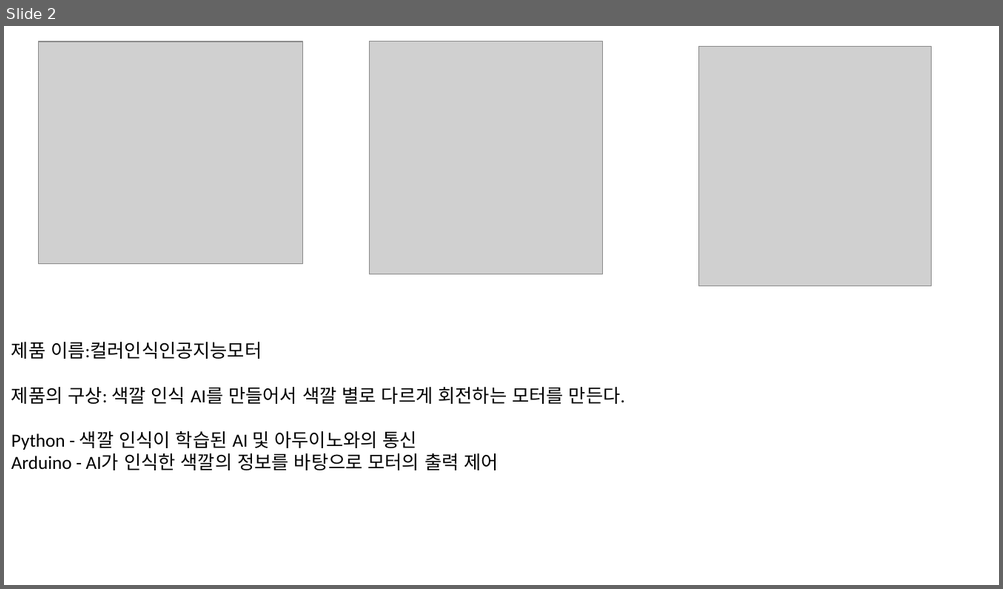
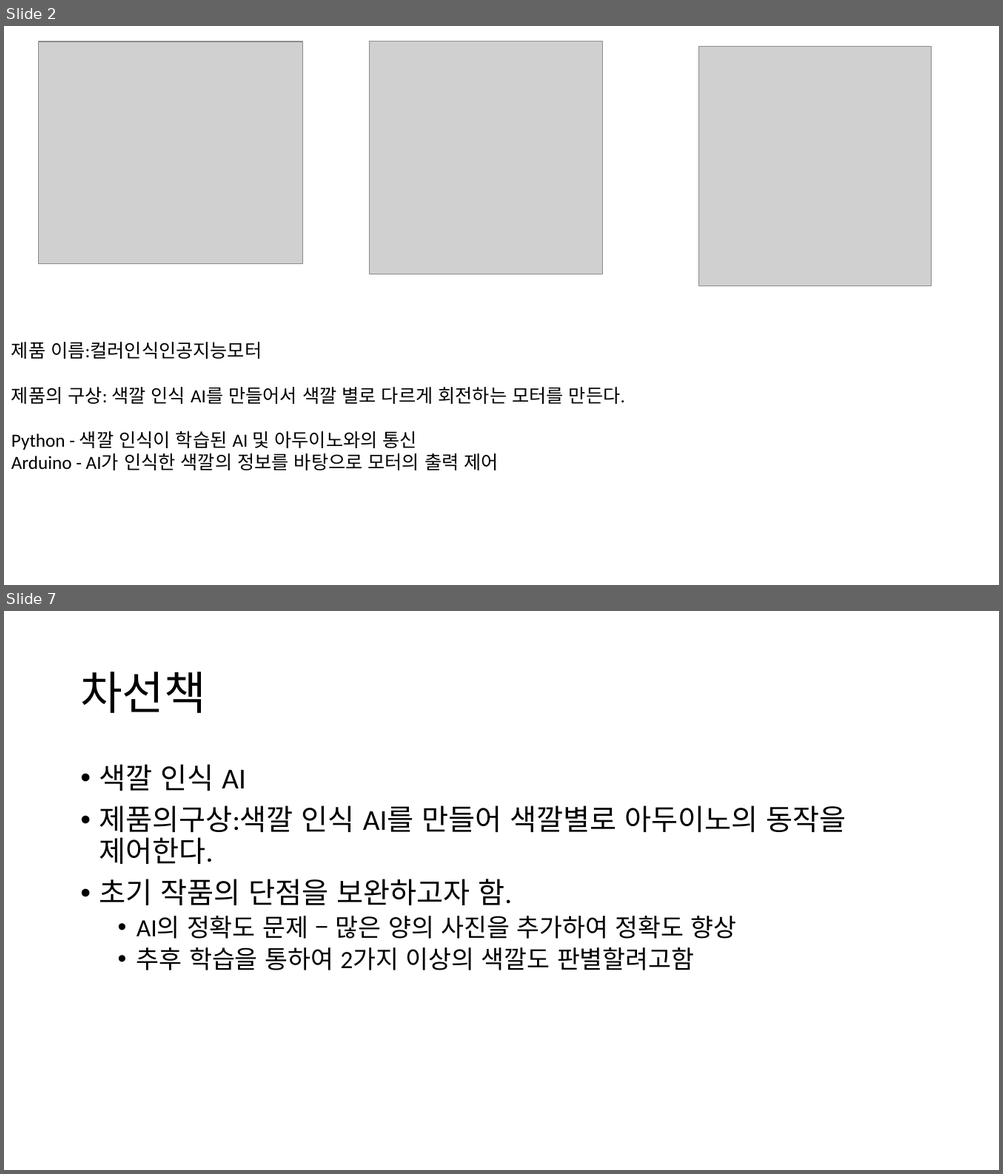
Before and after one commit to IDWoo/AI-Con-troll, a slide deck: AI제어실습.pptx. Shown one above the other, each under a label of ours: slide 2 before the commit, slides 2 and 7 after it; the slides between them are not shown. The pictures are 1003x589 and 1003x1174 pixels, drawn with LibreOffice and Linux fonts; fonts in the diff are those of the drawing; grey boxes stand for pictures. Boxes give left, top, right and bottom in pixels: in the first picture for what was removed or moved away, otherwise in the second. Text is boxed around its words. In the diff, an @@ line names an element or a change of style, - is before the commit and + after.

```diff
--- a/AI제어실습.pptx
+++ b/AI제어실습.pptx
@@ slide 7 added at bbox=[4, 611, 999, 1170], background #FFFFFF @@
@@ title added at bbox=[80, 672, 206, 713], 44 pt, text #000000 @@
+차선책
@@ text added at bbox=[99, 764, 845, 971], 28 pt, text #000000 @@
+• 색깔 인식 AI
+• 제품의구상:색깔 인식 AI를 만들어 색깔별로 아두이노의 동작을 제어한다.
+• 초기 작품의 단점을 보완하고자 함.
+  • AI의 정확도 문제 – 많은 양의 사진을 추가하여 정확도 향상
+  • 추후 학습을 통하여 2가지 이상의 색깔도 판별할려고함
```
Also in this commit, not shown: 1 slide changed, 6 other slides added.
